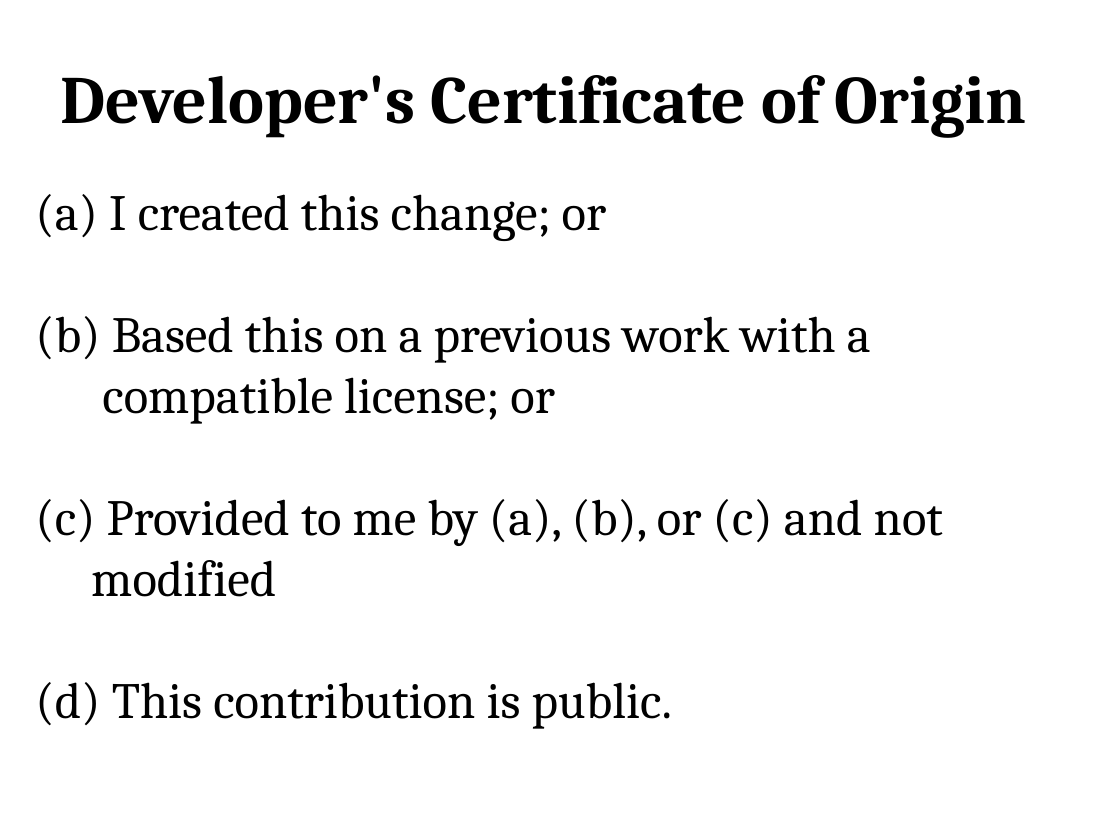
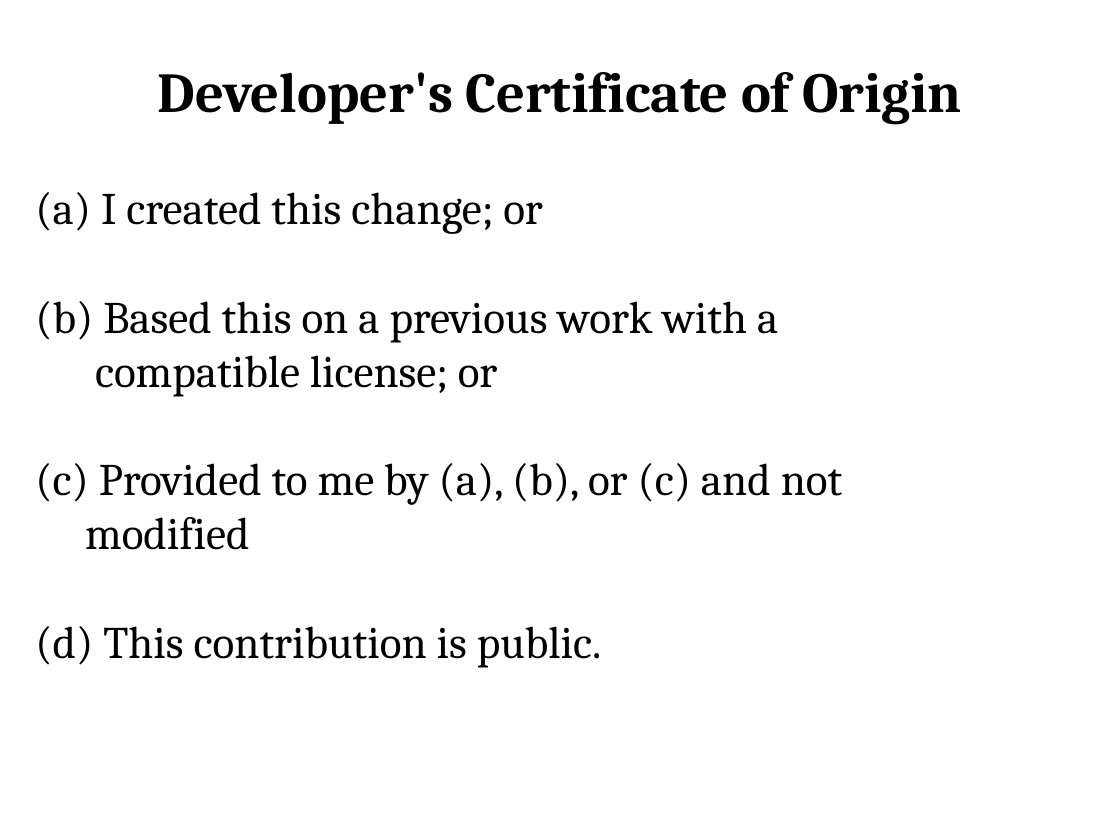
Before and after one commit to gregkh/kernel-development, a slide deck: slide 26 of kernel-development.odp. Drawn at 1120x840 pixels with LibreOffice and Linux fonts; fonts in the diff are those of the drawing. Boxes give left, top, right and bottom in pixels: in the first picture for what was removed or moved away, otherwise in the second. Text is boxed around its words. In the diff, an @@ line names an element or a change of style, - is before the commit and + after.

Commit message:
fix up font, turns out Bitstream Charter isn't on the system anymore :(

```diff
--- a/kernel-development.odp
+++ b/kernel-development.odp
@@ text "Developer's Certificate of Origin" moved from (x1=61, y1=75, x2=1027, y2=138) to (x1=158, y1=72, x2=962, y2=124) @@
@@ text "Developer's Certificate of Origin" at (x1=158, y1=72, x2=962, y2=124): size 48 to 40 pt; alignment left to centre @@
@@ text "(a) I created this change; ..." at (x1=35, y1=192, x2=843, y2=668): size 36 to 32 pt @@
```
Also in this commit, not shown: 30 other slides changed, 1 slide added.
